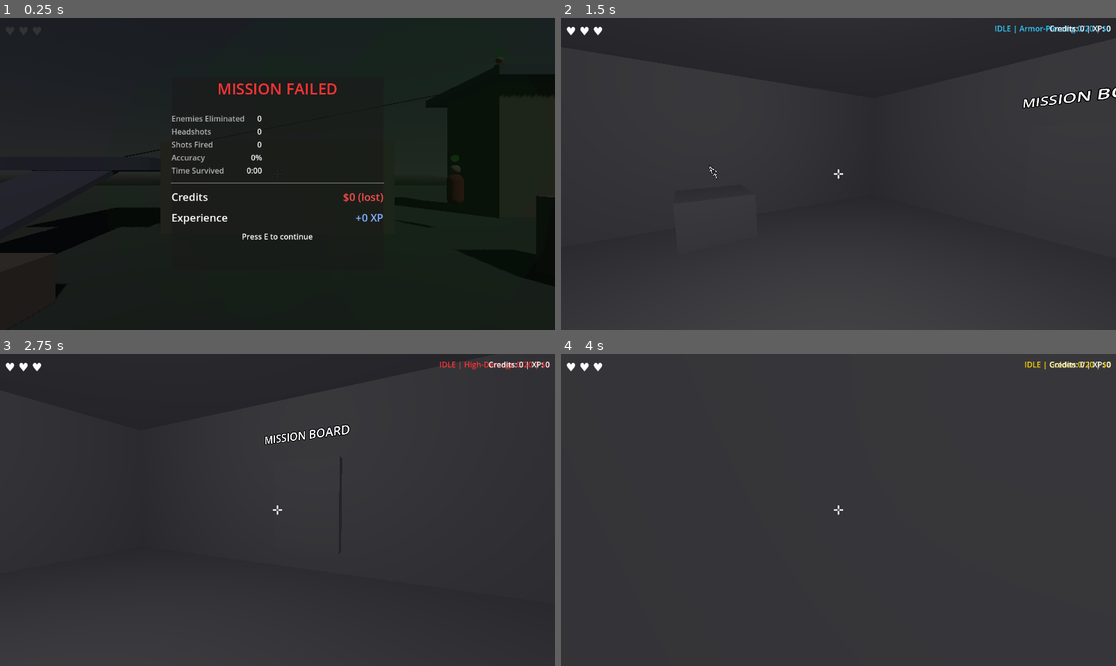
Above: before the commit, frames 1-4 (two rows, left to right).
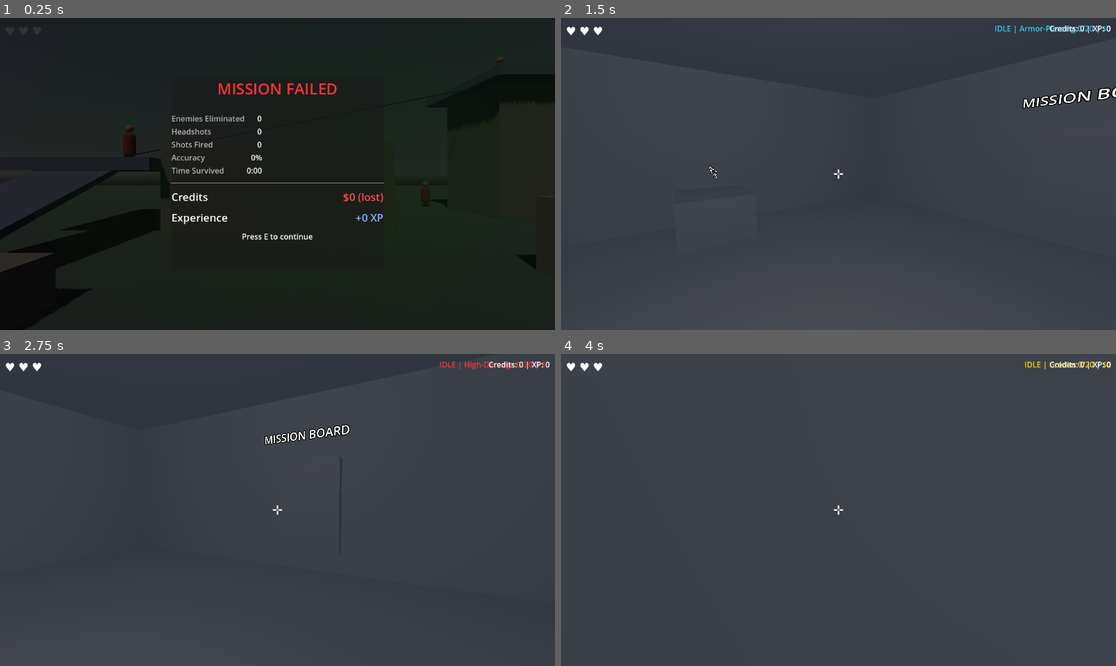
Above: after the commit, the same moments.

Repository: artemiiShabanov/UntitledSniperGame
Game: Godot game, scene res://scenes/dev/dev_test.tscn
The game is run twice, just before and just after one commit, with the same random seed, the same clock (stepped at 60 frames per second) and the same inputs. This scene is started directly instead of the project's main scene.
Inputs (mouse positions are in pixels of both pictures, inside the frame that each line leads up to):
- Up to frame 1 (0.25 s): no input
- Up to frame 2 (1.5 s): tap E (interact) at 0.5, 1.25 s; move the mouse to (960, 158) at 0.52 s; hold D (move_right) 0.53-1.28 s; tap 1 (ammo_1) at 0.6 s; tap Space (jump) at 0.77 s; move the mouse to (727, 189) at 1.27 s; hold S (move_backward) from 1.28 s (still down); tap 2 (ammo_2) at 1.35 s
- Up to frame 3 (2.75 s): tap Space (jump) at 1.52 s; move the mouse to (288, 503) at 2.02 s; release S (move_backward) at 2.03 s; hold W (move_forward) from 2.03 s (still down); tap 3 (ammo_3) at 2.1 s
- Up to frame 4 (4 s): keep holding W (move_forward); move the mouse to (832, 516) at 2.77 s; tap 4 (ammo_4) at 2.85 s; tap Space (jump) at 3.02, 3.77 s; move the mouse to (877, 513) at 3.52 s; tap 5 (ammo_5) at 3.6 s

The runs differ from the first frame. In frame 1, 1.0% of the frame differs, in the area x 0-91%, y 12-87%; in frame 2, less than 0.1%; in frame 3, less than 0.1%; in frame 4, less than 0.1%.

Commit message:
Time of day and weather system, complete Phase 1
Add EnvironmentConfig with 4 time presets (morning, day, evening, night)
and 4 weather presets (clear, snow, rain, overcast). Each run randomly
picks from the level's available options. Sun color/angle/energy and fog
settings applied automatically. Weather reduces enemy sight range via
visibility multiplier (snow 60%, rain 75%, overcast 90%, night 60%,
stacking).

Both levels now support all time and weather options. Phase 1 (Core Loop)
is fully complete. Level loader moved to Phase 2 (depends on progression).

Co-Authored-By: Claude Opus 4.6 <noreply@anthropic.com>

Diff:
--- a/data/levels/dev_test_data.tres
+++ b/data/levels/dev_test_data.tres
@@ -1,6 +1,7 @@
-[gd_resource type="Resource" script_class="LevelData" load_steps=3 format=3]
+[gd_resource type="Resource" script_class="LevelData" load_steps=4 format=3 uid="uid://damul4spf4c47"]
 
-[ext_resource type="Script" path="res://scripts/world/level_data.gd" id="1_script"]
+[ext_resource type="Script" uid="uid://blodvmd77hwum" path="res://scripts/world/level_data.gd" id="1_script"]
+[ext_resource type="Script" uid="uid://d4mwdl1gbu6p" path="res://scripts/world/level_event_data.gd" id="2_hkjl5"]
 [ext_resource type="Resource" path="res://data/levels/dev_test_pool.tres" id="2_pool"]
 
 [resource]
@@ -11,6 +12,13 @@
 enemy_pool = ExtResource("2_pool")
 enemy_count_range = Vector2i(3, 6)
 extraction_count = 1
+early_phase_duration = -1.0
+mid_phase_duration = -1.0
+mid_spawn_interval = 15.0
+late_spawn_interval = 8.0
+mid_max_enemies = 6
+late_max_enemies = 12
+level_events_pool = Array[ExtResource("2_hkjl5")]([])
 max_events_per_run = 1
-available_times_of_day = PackedStringArray("day")
-available_weather = PackedStringArray("clear")
+available_times_of_day = ["day"]
+available_weather = ["clear"]
--- a/data/levels/industrial_yard_data.tres
+++ b/data/levels/industrial_yard_data.tres
@@ -12,5 +12,5 @@
 enemy_count_range = Vector2i(5, 10)
 extraction_count = 1
 max_events_per_run = 2
-available_times_of_day = PackedStringArray("day", "evening")
-available_weather = PackedStringArray("clear", "overcast")
+available_times_of_day = PackedStringArray("morning", "day", "evening", "night")
+available_weather = PackedStringArray("clear", "snow", "rain", "overcast")
--- a/scripts/enemy/enemy_base.gd
+++ b/scripts/enemy/enemy_base.gd
@@ -176,6 +176,24 @@
 
 ## ── Line of Sight ────────────────────────────────────────────────────────────
 
+func _get_effective_sight_range() -> float:
+	## Returns sight range adjusted for weather/time visibility.
+	var level := _get_base_level()
+	if level:
+		return max_sight_range * level.visibility_multiplier
+	return max_sight_range
+
+
+func _get_base_level() -> BaseLevel:
+	## Walk up the tree to find the BaseLevel node.
+	var node := get_parent()
+	while node:
+		if node is BaseLevel:
+			return node
+		node = node.get_parent()
+	return null
+
+
 func _update_line_of_sight() -> void:
 	can_see_player = false
 
@@ -186,8 +204,8 @@
 	var to_player := _get_player_head_pos() - eye_pos
 	var distance := to_player.length()
 
-	# Range check
-	if distance > max_sight_range:
+	# Range check (adjusted by weather/time visibility)
+	if distance > _get_effective_sight_range():
 		return
 
 	# FOV check — angle between forward direction and direction to player
--- a/scripts/world/base_level.gd
+++ b/scripts/world/base_level.gd
@@ -14,6 +14,11 @@
 var extraction_zone: ExtractionZone
 var rng: RandomNumberGenerator
 var _unused_enemy_spawns: Array[SpawnPoint] = []  ## Spawns not picked this run
+
+## Current run environment (set during _setup_run_variation)
+var current_time_of_day: String = "day"
+var current_weather: String = "clear"
+var visibility_multiplier: float = 1.0  ## Affects enemy sight range
 
 
 func _ready() -> void:
@@ -47,11 +52,40 @@
 ## ── Run variation ───────────────────────────────────────────────────────────
 
 func _setup_run_variation() -> void:
+	_pick_environment()
 	_fill_level_slots()
 	_spawn_enemies()
 	_pick_extraction_zone()
 	_roll_events()
 	_setup_enemy_spawner()
+
+
+func _pick_environment() -> void:
+	if not level_data:
+		return
+
+	# Pick random time of day from available options
+	if level_data.available_times_of_day.size() > 0:
+		current_time_of_day = level_data.available_times_of_day[
+			rng.randi() % level_data.available_times_of_day.size()
+		]
+
+	# Pick random weather from available options
+	if level_data.available_weather.size() > 0:
+		current_weather = level_data.available_weather[
+			rng.randi() % level_data.available_weather.size()
+		]
+
+	# Apply presets
+	EnvironmentConfig.apply_time_of_day(sun, world_env, current_time_of_day)
+	EnvironmentConfig.apply_weather(world_env, current_weather)
+
+	# Cache visibility multiplier (used by enemies to adjust sight range)
+	visibility_multiplier = EnvironmentConfig.get_visibility_multiplier(current_weather)
+
+	# Night also reduces visibility
+	if current_time_of_day == "night":
+		visibility_multiplier *= 0.6
 
 
 func _fill_level_slots() -> void:
--- /dev/null
+++ b/scripts/world/environment_config.gd
@@ -0,0 +1,136 @@
+class_name EnvironmentConfig
+extends RefCounted
+## Static configuration for time of day and weather presets.
+## Used by BaseLevel to apply environment settings on run start.
+
+
+## ── Time of Day presets ─────────────────────────────────────────────────────
+
+static var time_presets: Dictionary = {
+	"morning": {
+		"sun_color": Color(1.0, 0.75, 0.45),
+		"sun_energy": 0.8,
+		"sun_angle_x": -25.0,   # Low sun angle
+		"sun_angle_y": -60.0,
+		"ambient_color": Color(0.5, 0.4, 0.3),
+		"ambient_energy": 0.4,
+		"sky_top_color": Color(0.4, 0.5, 0.7),
+		"sky_bottom_color": Color(0.8, 0.6, 0.4),
+	},
+	"day": {
+		"sun_color": Color(1.0, 0.97, 0.9),
+		"sun_energy": 1.0,
+		"sun_angle_x": -55.0,   # High sun
+		"sun_angle_y": -30.0,
+		"ambient_color": Color(0.5, 0.55, 0.65),
+		"ambient_energy": 0.5,
+		"sky_top_color": Color(0.3, 0.5, 0.85),
+		"sky_bottom_color": Color(0.65, 0.75, 0.9),
+	},
+	"evening": {
+		"sun_color": Color(1.0, 0.45, 0.2),
+		"sun_energy": 0.7,
+		"sun_angle_x": -15.0,   # Very low sun
+		"sun_angle_y": 120.0,
+		"ambient_color": Color(0.45, 0.3, 0.25),
+		"ambient_energy": 0.35,
+		"sky_top_color": Color(0.25, 0.25, 0.5),
+		"sky_bottom_color": Color(0.9, 0.4, 0.2),
+	},
+	"night": {
+		"sun_color": Color(0.4, 0.5, 0.75),
+		"sun_energy": 0.15,
+		"sun_angle_x": -35.0,   # Moonlight angle
+		"sun_angle_y": 45.0,
+		"ambient_color": Color(0.15, 0.18, 0.3),
+		"ambient_energy": 0.25,
+		"sky_top_color": Color(0.05, 0.05, 0.15),
+		"sky_bottom_color": Color(0.1, 0.1, 0.2),
+	},
+}
+
+
+## ── Weather presets ─────────────────────────────────────────────────────────
+
+static var weather_presets: Dictionary = {
+	"clear": {
+		"fog_enabled": false,
+		"fog_density": 0.0,
+		"fog_color": Color(0.8, 0.85, 0.9),
+		"volumetric_fog_enabled": false,
+		"volumetric_fog_density": 0.0,
+		"visibility_multiplier": 1.0,   # Used by enemy detection range
+	},
+	"snow": {
+		"fog_enabled": true,
+		"fog_density": 0.01,
+		"fog_color": Color(0.85, 0.88, 0.95),
+		"volumetric_fog_enabled": true,
+		"volumetric_fog_density": 0.03,
+		"visibility_multiplier": 0.6,   # Reduced visibility from snowfall
+	},
+	"rain": {
+		"fog_enabled": true,
+		"fog_density": 0.005,
+		"fog_color": Color(0.5, 0.55, 0.6),
+		"volumetric_fog_enabled": false,
+		"volumetric_fog_density": 0.0,
+		"visibility_multiplier": 0.75,  # Slight visibility reduction
+	},
+	"overcast": {
+		"fog_enabled": true,
+		"fog_density": 0.003,
+		"fog_color": Color(0.6, 0.6, 0.65),
+		"volumetric_fog_enabled": false,
+		"volumetric_fog_density": 0.0,
+		"visibility_multiplier": 0.9,   # Minor visibility reduction
+	},
+}
+
+
+## ── Application ─────────────────────────────────────────────────────────────
+
+static func apply_time_of_day(sun: DirectionalLight3D, env: WorldEnvironment, preset_name: String) -> void:
+	if not time_presets.has(preset_name):
+		push_warning("Unknown time preset: %s" % preset_name)
+		return
+
+	var p: Dictionary = time_presets[preset_name]
+
+	# Sun
+	if sun:
+		sun.light_color = p.sun_color
+		sun.light_energy = p.sun_energy
+		sun.rotation_degrees.x = p.sun_angle_x
+		sun.rotation_degrees.y = p.sun_angle_y
+
+	# Environment ambient + sky
+	if env and env.environment:
+		env.environment.ambient_light_color = p.ambient_color
+		env.environment.ambient_light_energy = p.ambient_energy
+
+
+static func apply_weather(env: WorldEnvironment, preset_name: String) -> void:
+	if not weather_presets.has(preset_name):
+		push_warning("Unknown weather preset: %s" % preset_name)
+		return
+
+	var p: Dictionary = weather_presets[preset_name]
+
+	if not env or not env.environment:
+		return
+
+	env.environment.fog_enabled = p.fog_enabled
+	if p.fog_enabled:
+		env.environment.fog_density = p.fog_density
+		env.environment.fog_light_color = p.fog_color
+
+	env.environment.volumetric_fog_enabled = p.volumetric_fog_enabled
+	if p.volumetric_fog_enabled:
+		env.environment.volumetric_fog_density = p.volumetric_fog_density
+
+
+static func get_visibility_multiplier(weather_name: String) -> float:
+	if weather_presets.has(weather_name):
+		return weather_presets[weather_name].visibility_multiplier
+	return 1.0
Not shown, added: scripts/world/environment_config.gd.uid
Not shown, changed: PLAN.md
